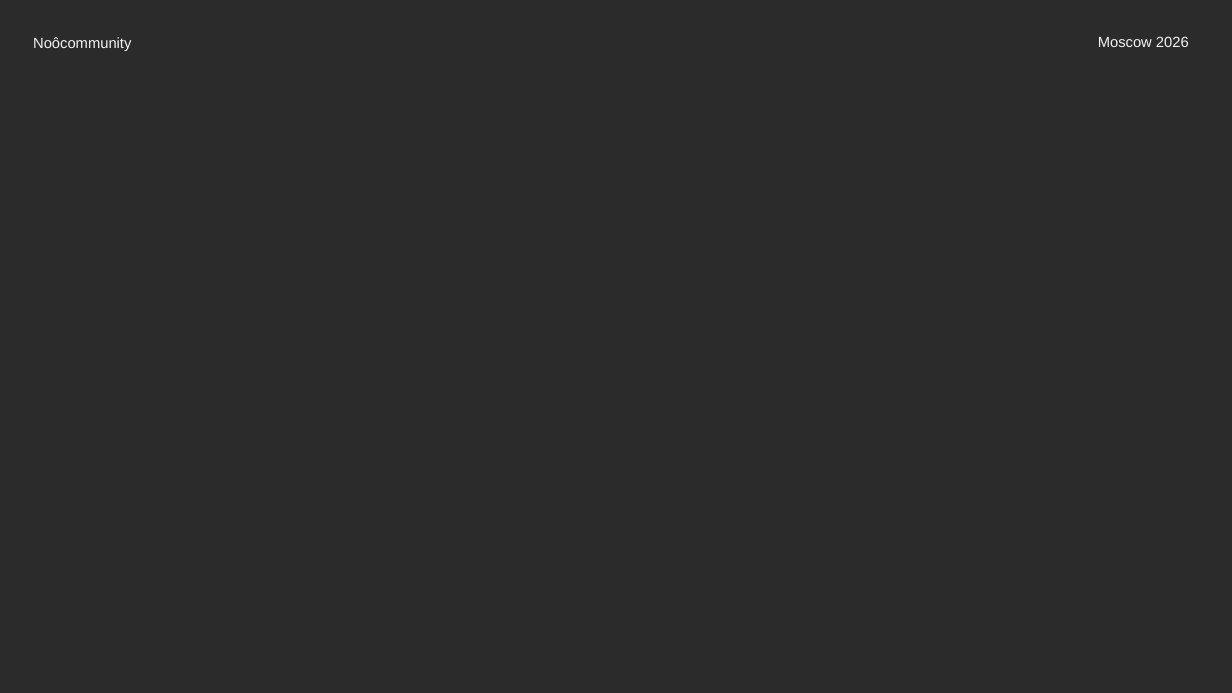
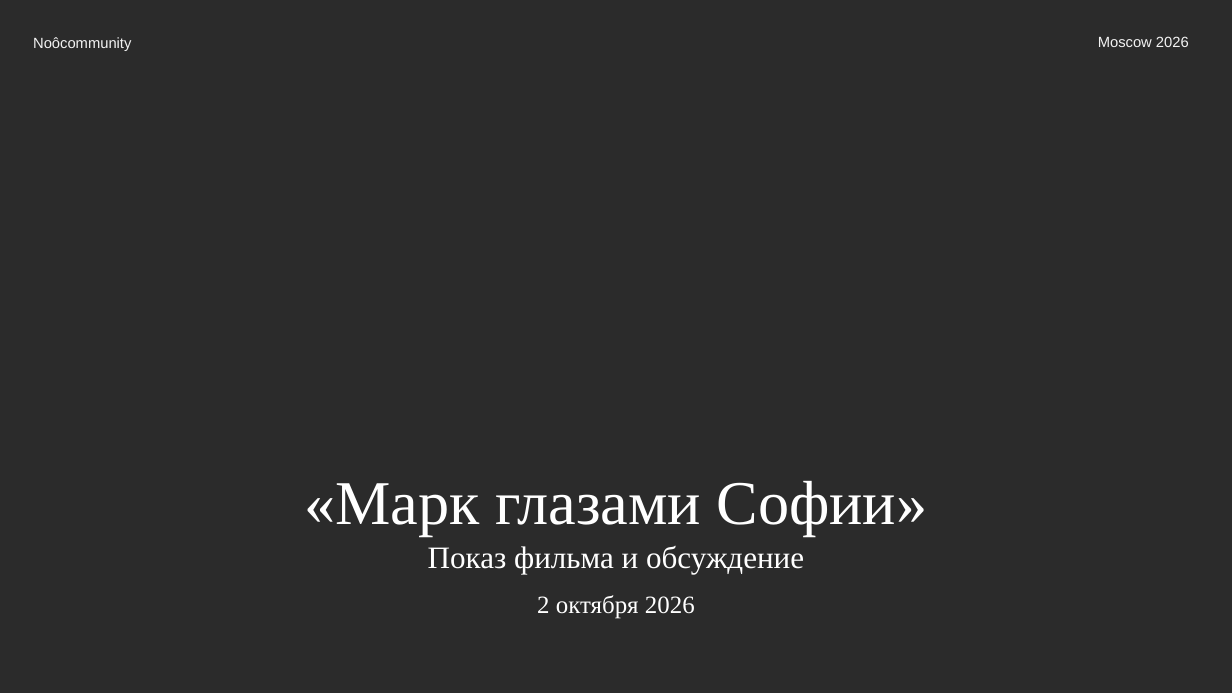
Before and after one commit to skrasin/claude, a slide deck: slide 1 of presentation/Noo_community.pptx. Drawn at 1232x693 pixels with LibreOffice and Linux fonts; fonts in the diff are those of the drawing; background and template pictures are left out; a plain dark background stands for a picture behind light text. Boxes give left, top, right and bottom in pixels: in the first picture for what was removed or moved away, otherwise in the second. Text is boxed around its words. In the diff, an @@ line names an element or a change of style, - is before the commit and + after.

```diff
--- a/presentation/Noo_community.pptx
+++ b/presentation/Noo_community.pptx
@@ text added at (304, 481, 928, 619), 40 pt, text #FFFFFF @@
+«Марк глазами Софии»
+Показ фильма и обсуждение
+2 октября 2026
```
Also in this commit, not shown: 1 other file.
